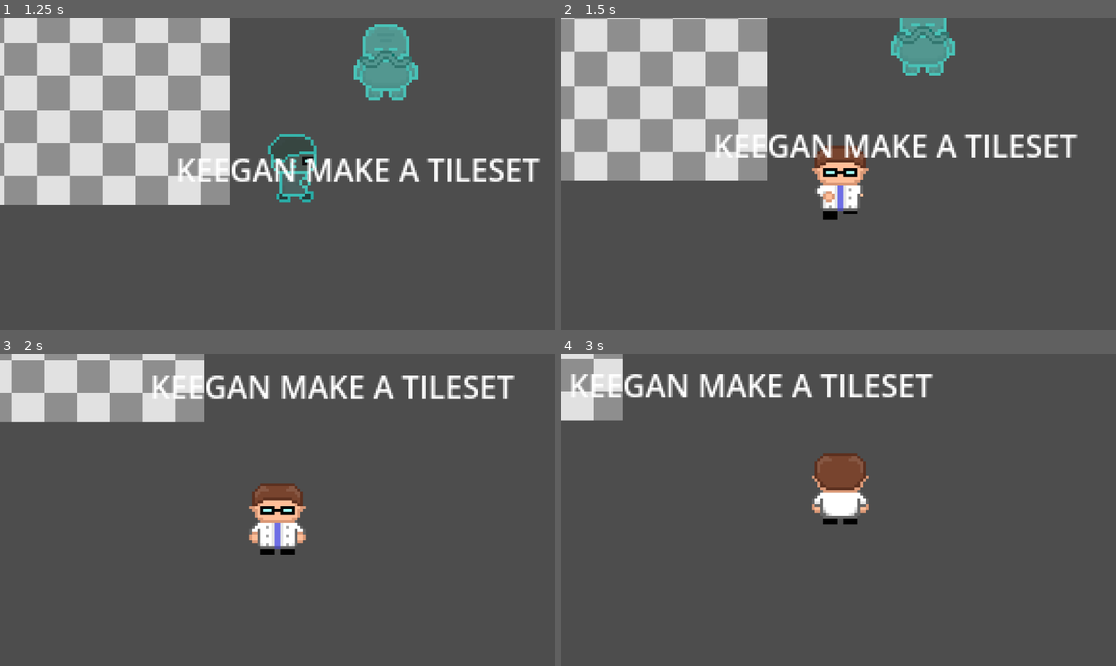
Above: before the commit, frames 1-4 (two rows, left to right).
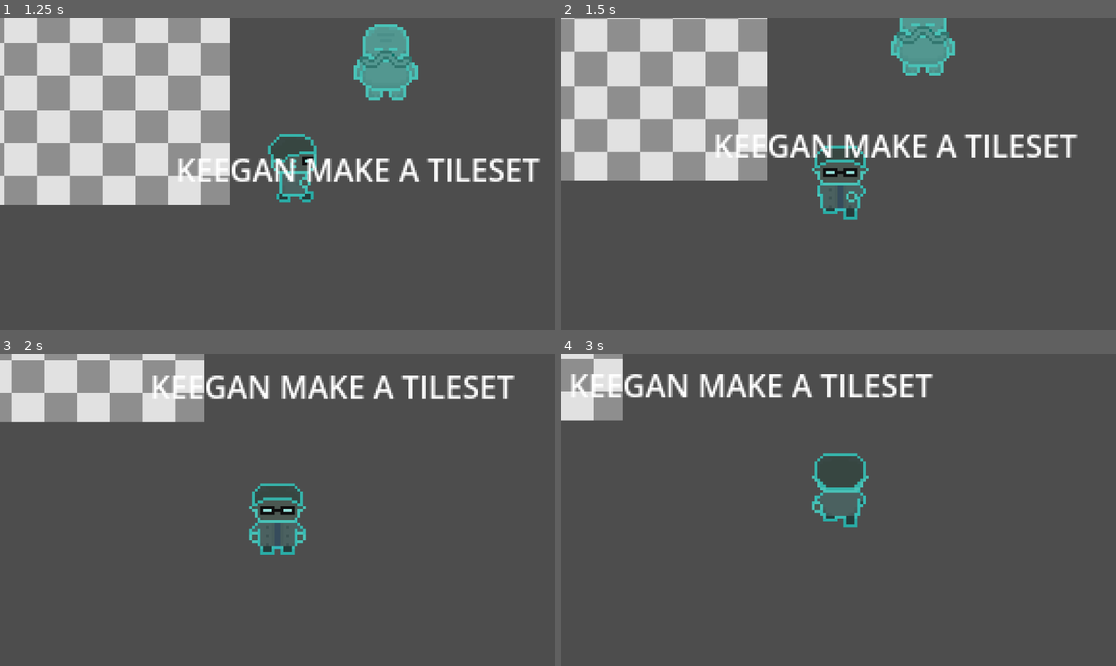
Above: after the commit, the same moments.

Repository: eepy-sleepy1234/seen
Game: Godot game, scene res://scenes/game.tscn
Two runs of this game, one before a commit and one after it. Both use one fixed random seed, a clock stepped at 60 frames per second and the inputs below.
Inputs:
- Up to frame 1 (1.25 s): tap Enter at 0.5 s; hold D (move_right) from 0.53 s (still down); hold E (interact) from 0.53 s (still down)
- Up to frame 2 (1.5 s): release D (move_right) at 1.28 s; release E (interact) at 1.28 s; hold S (move_down) from 1.28 s (still down); tap E (interact) at 1.35 s
- Up to frame 3 (2 s): keep holding S (move_down)
- Up to frame 4 (3 s): release S (move_down) at 2.03 s; hold D (move_right) 2.03-2.78 s; hold E (interact) 2.03-2.78 s; hold W (move_up) from 2.78 s (still down); tap E (interact) at 2.85 s

Frame 1 is identical in both runs. In frame 2, 1.7% of the frame differs, in the area x 45-56%, y 40-65%; in frame 3, 1.8%; in frame 4, 1.9%, in the area x 45-56%, y 31-56%.

Commit message:
Add files via upload

Diff:
--- a/npc.gd
+++ b/npc.gd
@@ -1,5 +1,22 @@
 extends Node2D
+
+@onready var collision: CollisionShape2D = $Area2D/CollisionShape2D
+@onready var player: CharacterBody2D = $"../player"
+@onready var sprite: AnimatedSprite2D = $AnimatedSprite2D
+
+var player_in_range = false
 
 
 func _process(delta: float) -> void:
-	pass
+	if player.is_ghost:
+		sprite.visible = true
+	else:
+		sprite.visible = false
+
+
+func _on_area_2d_body_entered(body: Node2D) -> void:
+	if player.is_ghost == true:
+		player_in_range = true
+
+func _on_area_2d_body_exited(body: Node2D) -> void:
+	player_in_range = false
--- a/scenes/game.tscn
+++ b/scenes/game.tscn
@@ -1,9 +1,11 @@
-[gd_scene load_steps=9 format=4 uid="uid://bhwgqpohs37bx"]
+[gd_scene load_steps=17 format=4 uid="uid://bhwgqpohs37bx"]
 
 [ext_resource type="PackedScene" uid="uid://imvruh1b8nns" path="res://scenes/player.tscn" id="1_uwrxv"]
 [ext_resource type="Texture2D" uid="uid://da52av2xfuwew" path="res://assets/tileset.png" id="1_yqjtg"]
-[ext_resource type="PackedScene" uid="uid://dfvdgk0tm7a60" path="res://scenes/npc.tscn" id="3_lbhrr"]
+[ext_resource type="PackedScene" uid="uid://dfvdgk0tm7a60" path="res://scenes/ghostnpc.tscn" id="3_lbhrr"]
 [ext_resource type="Texture2D" uid="uid://xljf3jdifuvr" path="res://assets/Old Guy.png" id="4_iywne"]
+[ext_resource type="FontFile" uid="uid://cqx40ma8ednlg" path="res://assets/HyperOxide-1j96j.ttf" id="5_iywne"]
+[ext_resource type="Script" uid="uid://c5np6hc8k5wxt" path="res://scripts/textbox.gd" id="5_p57ef"]
 
 [sub_resource type="TileSetAtlasSource" id="TileSetAtlasSource_lnu2h"]
 texture = ExtResource("1_yqjtg")
@@ -150,6 +152,152 @@
 "speed": 5.0
 }]
 
+[sub_resource type="StyleBoxFlat" id="StyleBoxFlat_p57ef"]
+bg_color = Color(0, 0, 0, 1)
+border_width_left = 5
+border_width_top = 5
+border_width_right = 5
+border_width_bottom = 5
+border_color = Color(1, 1, 1, 1)
+
+[sub_resource type="Animation" id="Animation_0tnpc"]
+length = 0.001
+tracks/0/type = "value"
+tracks/0/imported = false
+tracks/0/enabled = true
+tracks/0/path = NodePath(".:modulate")
+tracks/0/interp = 1
+tracks/0/loop_wrap = true
+tracks/0/keys = {
+"times": PackedFloat32Array(0),
+"transitions": PackedFloat32Array(1),
+"update": 0,
+"values": [Color(1, 1, 1, 0)]
+}
+tracks/1/type = "value"
+tracks/1/imported = false
+tracks/1/enabled = true
+tracks/1/path = NodePath(".:position")
+tracks/1/interp = 1
+tracks/1/loop_wrap = true
+tracks/1/keys = {
+"times": PackedFloat32Array(0),
+"transitions": PackedFloat32Array(1),
+"update": 0,
+"values": [Vector2(1, 318)]
+}
+tracks/2/type = "value"
+tracks/2/imported = false
+tracks/2/enabled = true
+tracks/2/path = NodePath(".:visible")
+tracks/2/interp = 1
+tracks/2/loop_wrap = true
+tracks/2/keys = {
+"times": PackedFloat32Array(0),
+"transitions": PackedFloat32Array(1),
+"update": 1,
+"values": [true]
+}
+
+[sub_resource type="Animation" id="Animation_gee14"]
+resource_name = "close"
+length = 0.5
+tracks/0/type = "value"
+tracks/0/imported = false
+tracks/0/enabled = true
+tracks/0/path = NodePath(".:modulate")
+tracks/0/interp = 1
+tracks/0/loop_wrap = true
+tracks/0/keys = {
+"times": PackedFloat32Array(0, 0.5),
+"transitions": PackedFloat32Array(2.37841, 2.37841),
+"update": 0,
+"values": [Color(1, 1, 1, 1), Color(1, 1, 1, 0)]
+}
+tracks/1/type = "value"
+tracks/1/imported = false
+tracks/1/enabled = true
+tracks/1/path = NodePath(".:position")
+tracks/1/interp = 1
+tracks/1/loop_wrap = true
+tracks/1/keys = {
+"times": PackedFloat32Array(0, 0.5),
+"transitions": PackedFloat32Array(2.37842, 2.37841),
+"update": 0,
+"values": [Vector2(1, 318), Vector2(1, 500)]
+}
+tracks/2/type = "value"
+tracks/2/imported = false
+tracks/2/enabled = true
+tracks/2/path = NodePath(".:visible")
+tracks/2/interp = 1
+tracks/2/loop_wrap = true
+tracks/2/keys = {
+"times": PackedFloat32Array(0.5),
+"transitions": PackedFloat32Array(1),
+"update": 1,
+"values": [false]
+}
+
+[sub_resource type="Animation" id="Animation_u5sy4"]
+resource_name = "open"
+length = 0.5
+tracks/0/type = "value"
+tracks/0/imported = false
+tracks/0/enabled = true
+tracks/0/path = NodePath(".:modulate")
+tracks/0/interp = 1
+tracks/0/loop_wrap = true
+tracks/0/keys = {
+"times": PackedFloat32Array(0, 0.5),
+"transitions": PackedFloat32Array(0.297302, 0.277392),
+"update": 0,
+"values": [Color(1, 1, 1, 0), Color(1, 1, 1, 1)]
+}
+tracks/1/type = "value"
+tracks/1/imported = false
+tracks/1/enabled = true
+tracks/1/path = NodePath(".:position")
+tracks/1/interp = 1
+tracks/1/loop_wrap = true
+tracks/1/keys = {
+"times": PackedFloat32Array(0, 0.5),
+"transitions": PackedFloat32Array(0.297302, 0.297302),
+"update": 0,
+"values": [Vector2(1, 500), Vector2(1, 318)]
+}
+tracks/2/type = "value"
+tracks/2/imported = false
+tracks/2/enabled = true
+tracks/2/path = NodePath(".:visible")
+tracks/2/interp = 1
+tracks/2/loop_wrap = true
+tracks/2/keys = {
+"times": PackedFloat32Array(0),
+"transitions": PackedFloat32Array(1),
+"update": 1,
+"values": [true]
+}
+
+[sub_resource type="AnimationLibrary" id="AnimationLibrary_vtaks"]
+_data = {
+&"RESET": SubResource("Animation_0tnpc"),
+&"close": SubResource("Animation_gee14"),
+&"open": SubResource("Animation_u5sy4")
+}
+
+[sub_resource type="StyleBoxFlat" id="StyleBoxFlat_u5sy4"]
+bg_color = Color(0, 0, 0, 1)
+border_width_left = 5
+border_width_top = 5
+border_width_right = 5
+border_width_bottom = 5
+border_color = Color(1, 1, 1, 1)
+corner_radius_top_left = 5
+corner_radius_top_right = 5
+corner_radius_bottom_right = 5
+corner_radius_bottom_left = 5
+
 [node name="game" type="Node2D"]
 
 [node name="TileMapLayer" type="TileMapLayer" parent="."]
@@ -170,13 +318,93 @@
 offset_bottom = 23.0
 text = "KEEGAN MAKE A TILESET"
 
-[node name="npc" parent="." instance=ExtResource("3_lbhrr")]
+[node name="old guy" parent="." instance=ExtResource("3_lbhrr")]
 position = Vector2(110, -44)
 scale = Vector2(1.08, 1.08)
 
-[node name="AnimatedSprite2D" type="AnimatedSprite2D" parent="npc"]
+[node name="AnimatedSprite2D" type="AnimatedSprite2D" parent="old guy"]
 modulate = Color(1, 1, 1, 0.819608)
 position = Vector2(-1, 9.53674e-07)
 scale = Vector2(1.4, 1.4)
 sprite_frames = SubResource("SpriteFrames_u5sy4")
 animation = &"idle"
+
+[node name="CanvasLayer" type="CanvasLayer" parent="."]
+
+[node name="textbox" type="MarginContainer" parent="CanvasLayer"]
+modulate = Color(1, 1, 1, 0)
+anchors_preset = 12
+anchor_top = 1.0
+anchor_right = 1.0
+anchor_bottom = 1.0
+offset_left = 1.0
+offset_top = -330.0
+offset_right = 1.0
+offset_bottom = 74.0
+grow_horizontal = 2
+grow_vertical = 0
+theme_override_constants/margin_left = 16
+theme_override_constants/margin_right = 16
+theme_override_constants/margin_bottom = 60
+script = ExtResource("5_p57ef")
+
+[node name="Panel" type="Panel" parent="CanvasLayer/textbox"]
+layout_mode = 2
+theme_override_styles/panel = SubResource("StyleBoxFlat_p57ef")
+
+[node name="MarginContainer" type="MarginContainer" parent="CanvasLayer/textbox"]
+layout_mode = 2
+theme_override_constants/margin_left = 48
+theme_override_constants/margin_top = 32
+theme_override_constants/margin_right = 48
+theme_override_constants/margin_bottom = 32
+
+[node name="HBoxContainer" type="HBoxContainer" parent="CanvasLayer/textbox/MarginContainer"]
+layout_mode = 2
+
+[node name="Label" type="Label" parent="CanvasLayer/textbox/MarginContainer/HBoxContainer"]
+custom_minimum_size = Vector2(200, 20)
+layout_mode = 2
+size_flags_horizontal = 3
+size_flags_vertical = 0
+theme_override_fonts/font = ExtResource("5_iywne")
+theme_override_font_sizes/font_size = 45
+text = "placeholder"
+autowrap_mode = 3
+
+[node name="AnimationPlayer" type="AnimationPlayer" parent="CanvasLayer/textbox"]
+libraries = {
+&"": SubResource("AnimationLibrary_vtaks")
+}
+
+[node name="namebox" type="MarginContainer" parent="CanvasLayer"]
+modulate = Color(1, 1, 1, 0)
+offset_left = 1.0
+offset_top = 318.0
+offset_right = 416.0
+offset_bottom = 363.0
+script = ExtResource("5_p57ef")
+
+[node name="Panel" type="Panel" parent="CanvasLayer/namebox"]
+layout_mode = 2
+theme_override_styles/panel = SubResource("StyleBoxFlat_u5sy4")
+
+[node name="MarginContainer" type="MarginContainer" parent="CanvasLayer/namebox"]
+layout_mode = 2
+size_flags_vertical = 4
+theme_override_constants/margin_left = 10
+theme_override_constants/margin_right = 10
+
+[node name="HBoxContainer" type="HBoxContainer" parent="CanvasLayer/namebox/MarginContainer"]
+layout_mode = 2
+
+[node name="Label" type="Label" parent="CanvasLayer/namebox/MarginContainer/HBoxContainer"]
+layout_mode = 2
+theme_override_fonts/font = ExtResource("5_iywne")
+theme_override_font_sizes/font_size = 30
+text = "name placeholder"
+
+[node name="AnimationPlayer" type="AnimationPlayer" parent="CanvasLayer/namebox"]
+libraries = {
+&"": SubResource("AnimationLibrary_vtaks")
+}
--- /dev/null
+++ b/scenes/ghostnpc.tscn
@@ -0,0 +1,19 @@
+[gd_scene load_steps=3 format=3 uid="uid://dfvdgk0tm7a60"]
+
+[ext_resource type="Script" uid="uid://bmob7yda42k5m" path="res://npc.gd" id="1_nh2m4"]
+
+[sub_resource type="CircleShape2D" id="CircleShape2D_abqhh"]
+radius = 29.0
+
+[node name="npc" type="Node2D"]
+script = ExtResource("1_nh2m4")
+
+[node name="Area2D" type="Area2D" parent="."]
+collision_layer = 4
+collision_mask = 4
+
+[node name="CollisionShape2D" type="CollisionShape2D" parent="Area2D"]
+shape = SubResource("CircleShape2D_abqhh")
+
+[connection signal="body_entered" from="Area2D" to="." method="_on_area_2d_body_entered"]
+[connection signal="body_exited" from="Area2D" to="." method="_on_area_2d_body_exited"]
--- a/scenes/player.tscn
+++ b/scenes/player.tscn
@@ -35,6 +35,22 @@
 atlas = ExtResource("1_3vyb7")
 region = Rect2(0, 32, 32, 32)
 
+[sub_resource type="AtlasTexture" id="AtlasTexture_a38lo"]
+atlas = ExtResource("1_3vyb7")
+region = Rect2(224, 32, 32, 32)
+
+[sub_resource type="AtlasTexture" id="AtlasTexture_4ni07"]
+atlas = ExtResource("1_3vyb7")
+region = Rect2(96, 32, 32, 32)
+
+[sub_resource type="AtlasTexture" id="AtlasTexture_l71n6"]
+atlas = ExtResource("1_3vyb7")
+region = Rect2(224, 0, 32, 32)
+
+[sub_resource type="AtlasTexture" id="AtlasTexture_ke2ow"]
+atlas = ExtResource("1_3vyb7")
+region = Rect2(96, 0, 32, 32)
+
 [sub_resource type="AtlasTexture" id="AtlasTexture_fjrip"]
 atlas = ExtResource("1_3vyb7")
 region = Rect2(224, 0, 32, 32)
@@ -137,6 +153,38 @@
 }, {
 "frames": [{
 "duration": 1.0,
+"texture": SubResource("AtlasTexture_a38lo")
+}],
+"loop": true,
+"name": &"idle_ghost_side",
+"speed": 6.0
+}, {
+"frames": [{
+"duration": 1.0,
+"texture": SubResource("AtlasTexture_4ni07")
+}],
+"loop": true,
+"name": &"idle_ghost_up",
+"speed": 6.0
+}, {
+"frames": [{
+"duration": 1.0,
+"texture": SubResource("AtlasTexture_l71n6")
+}],
+"loop": true,
+"name": &"idle_side",
+"speed": 5.0
+}, {
+"frames": [{
+"duration": 1.0,
+"texture": SubResource("AtlasTexture_ke2ow")
+}],
+"loop": true,
+"name": &"idle_up",
+"speed": 5.0
+}, {
+"frames": [{
+"duration": 1.0,
 "texture": SubResource("AtlasTexture_fjrip")
 }, {
 "duration": 1.0,
@@ -209,12 +257,14 @@
 
 [node name="player" type="CharacterBody2D"]
 scale = Vector2(1.48, 1.48)
+collision_layer = 5
+collision_mask = 5
 script = ExtResource("1_g2els")
 is_ghost = true
 
 [node name="AnimatedSprite2D" type="AnimatedSprite2D" parent="."]
 sprite_frames = SubResource("SpriteFrames_jej6c")
-animation = &"up_ghost"
+animation = &"side"
 
 [node name="CollisionShape2D" type="CollisionShape2D" parent="."]
 position = Vector2(-0.337838, 3.98649)
--- a/scripts/player.gd
+++ b/scripts/player.gd
@@ -2,16 +2,12 @@
 
 @onready var sprite: AnimatedSprite2D = $AnimatedSprite2D
 var speed = 100
+var last_direction = 0
 @export var is_ghost = false
-
-func _input(event: InputEvent) -> void:
-	if event.is_action_pressed("interact"):
-		is_ghost = not is_ghost
 
 func _physics_process(_delta):
 	# setup direction of movement
 	var direction = Input.get_vector("move_left", "move_right", "move_up", "move_down")
-	# stop diagonal movement by listening for input then setting axis to zero
 	if is_ghost:
 		set_collision_mask_value(2, true)
 		set_collision_mask_value(1, false)
@@ -23,31 +19,53 @@
 
 	if Input.is_action_pressed("move_right"):
 		sprite.flip_h = true
+		last_direction = 2
 		if is_ghost:
 			sprite.play("side_ghost")
 		else:
 			sprite.play("side")
 	elif Input.is_action_pressed("move_left"):
 		sprite.flip_h = false
+		last_direction = 4
 		if is_ghost:
 			sprite.play("side_ghost")
 		else:
 			sprite.play("side")
 	elif Input.is_action_pressed("move_up"):
+		last_direction = 1
 		if is_ghost:
 			sprite.play("up_ghost")
 		else:
 			sprite.play("up")
 	elif Input.is_action_pressed("move_down"):
+		last_direction = 3
 		if is_ghost:
 			sprite.play("down_ghost")
 		else:
 			sprite.play("down")
 	else:
 		if is_ghost:
-			sprite.play("idle_ghost")
+			if last_direction == 1:
+				sprite.play("idle_ghost_up")
+			elif last_direction == 3:
+				sprite.play("idle_ghost")
+			elif last_direction == 2:
+				sprite.play("idle_ghost_side")
+			elif last_direction == 4:
+				sprite.play("idle_ghost_side")
+			else:
+				sprite.play("idle_ghost")
 		else:
-			sprite.play("idle")
+			if last_direction == 1:
+				sprite.play("idle_up")
+			elif last_direction == 3:
+				sprite.play("idle")
+			elif last_direction == 2:
+				sprite.play("idle_side")
+			elif last_direction == 4:
+				sprite.play("idle_side")
+			else:
+				sprite.play("idle")
 
 	direction = direction.normalized()
 	velocity = (direction * speed)
--- /dev/null
+++ b/scripts/textbox.gd
@@ -0,0 +1,51 @@
+extends MarginContainer
+
+@onready var animation: AnimationPlayer = $AnimationPlayer
+@onready var old_guy: Node2D = $"../../old guy"
+@onready var textlabel: Label = $"../textbox/MarginContainer/HBoxContainer/Label"
+@onready var namelabel: Label = $"../namebox/MarginContainer/HBoxContainer/Label"
+
+var text = ""
+var open = false
+var name1 = ""
+
+func _ready() -> void:
+	pass # Replace with function body.
+
+
+func _process(delta: float) -> void:
+	if (not old_guy.player_in_range) and open:
+		close_box()
+
+func _input(event: InputEvent) -> void:
+	if Input.is_action_just_pressed("interact"):
+		if not open:
+			if old_guy.player_in_range:
+				textlabel.text = ""
+				text = "hi i am super cool old ghost guy. i think you are a ghost bro"
+				name1 = "Super Cool Old Ghost Guy"
+				open_box()
+				await get_tree().create_timer(0.5).timeout
+				type_words()
+		else:
+			close_box()
+
+func open_box():
+	animation.play("open")
+	open = true
+func close_box():
+	animation.play("close")
+	open = false
+
+func type_words():
+	if name1 != "":
+		namelabel.text = name1
+	if text != "":
+		for i in text:
+			textlabel.text += i
+			if i != ".":
+				await get_tree().create_timer(0.05).timeout
+			elif i == " ":
+				await get_tree().create_timer(0.01).timeout
+			else:
+				await get_tree().create_timer(0.2).timeout
Not shown: 1 places in scenes/player.tscn that only renumber resources
Not shown, added: scripts/textbox.gd.uid
